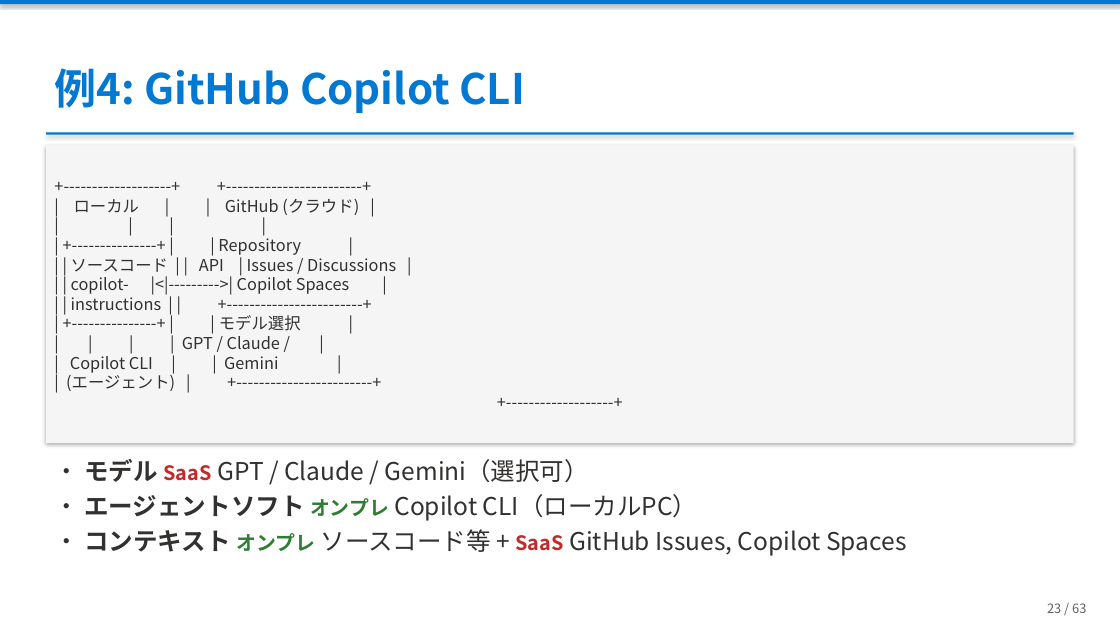
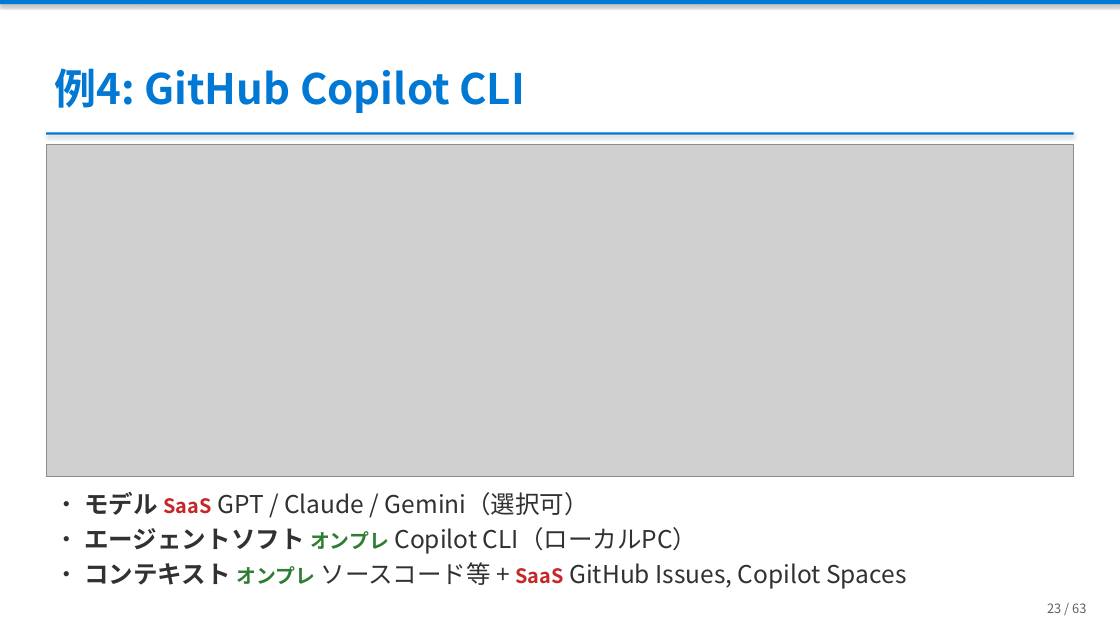
Before and after one commit to ebibibi/presentations, a slide deck: slide 23 of HCCJP_71/AI時代の「本当の」ハイブリッドクラウド — エージェントが実現した、あの頃の夢.pptx. Drawn at 1120x630 pixels with LibreOffice and Linux fonts; fonts in the diff are those of the drawing; grey boxes stand for pictures. Boxes give left, top, right and bottom in pixels: in the first picture for what was removed or moved away, otherwise in the second. Text is boxed around its words. In the diff, an @@ line names an element or a change of style, - is before the commit and + after.

```diff
--- a/HCCJP_71/AI時代の「本当の」ハイブリッドクラウド — エージェントが実現した、あの頃の夢.pptx
+++ b/HCCJP_71/AI時代の「本当の」ハイブリッドクラウド — エージェントが実現した、あの頃の夢.pptx
@@ rectangle removed at (46,145,1074,444) @@
-+-------------------+ +------------------------+
-| ローカル | | GitHub (クラウド) |
-| | | |
-| +---------------+ | | Repository |
-| | ソースコード | | API | Issues / Discussions |
-| | copilot- |<|--------->| Copilot Spaces |
-| | instructions | | +------------------------+
-| +---------------+ | | モデル選択 |
-| | | | GPT / Claude / |
-| Copilot CLI | | Gemini |
-| (エージェント) | +------------------------+
-+-------------------+
@@ picture added at (46,145,1074,477) @@
@@ text "• モデル SaaS GPT / ...": place and size @@
-text "• モデル SaaS GPT / ..." at (84,459,906,556)
+text "• モデル SaaS GPT / ..." at (84,492,906,589)
```
Also in this commit, not shown: 8 other slides changed, 1 other file.
